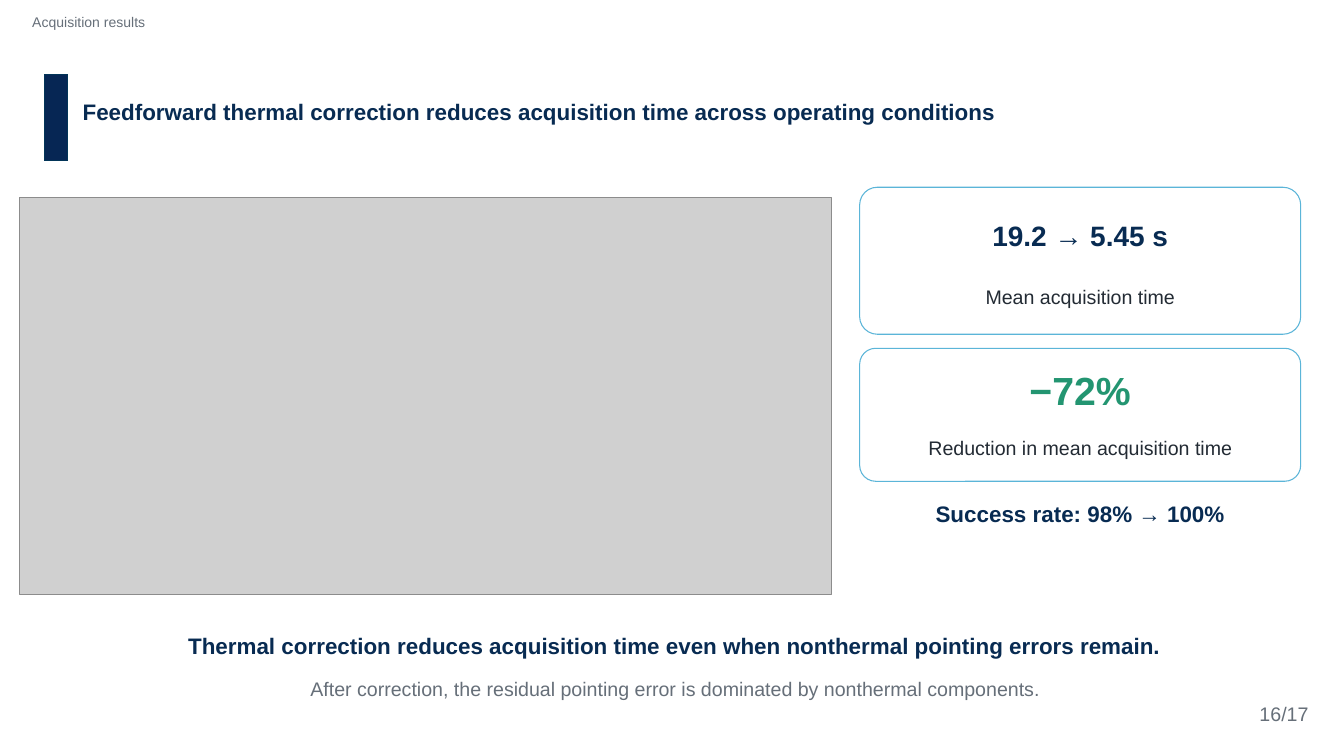
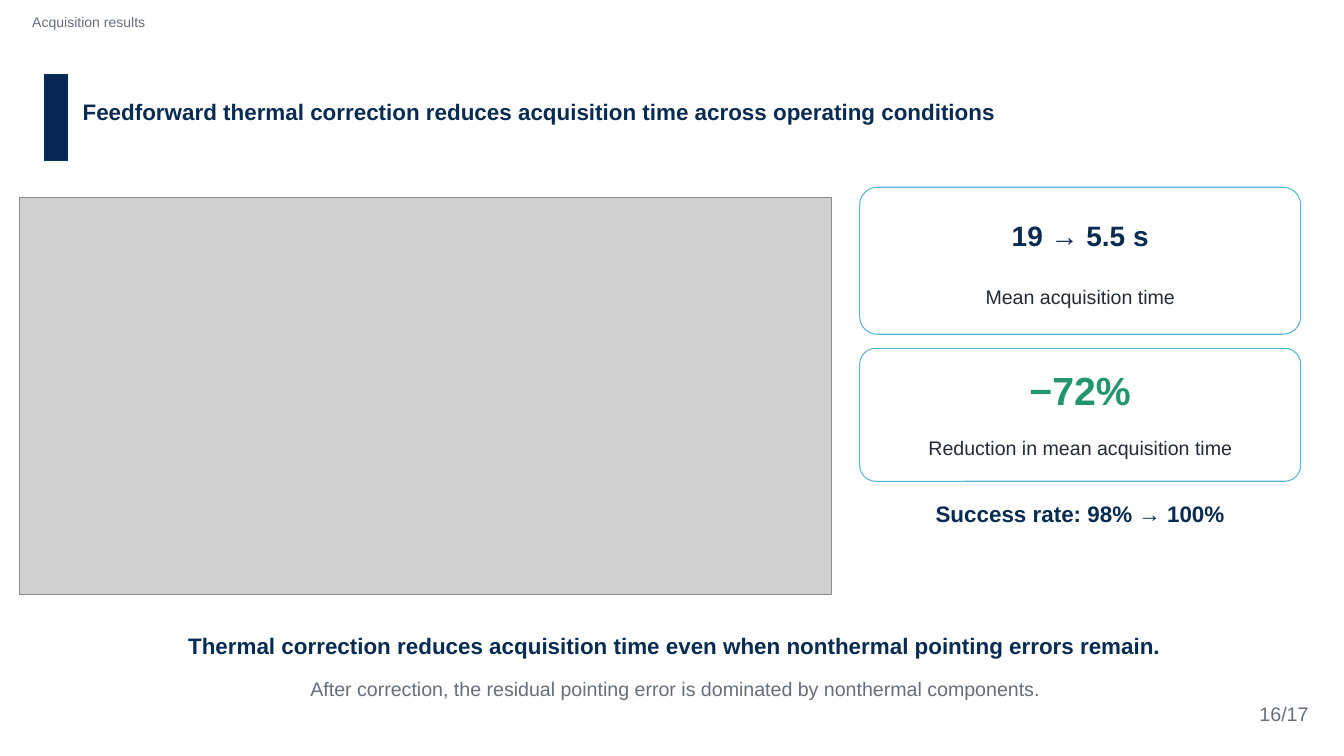
Before and after one commit to Hideki-1029/thermal-deformation-optcomm, a slide deck: slide 21 of papers/ICSO/slides/en_ICSO2026_slides_takamoto.pptx. Drawn at 1344x756 pixels with LibreOffice and Linux fonts; fonts in the diff are those of the drawing; grey boxes stand for pictures; background and template pictures are left out. Boxes give left, top, right and bottom in pixels: in the first picture for what was removed or moved away, otherwise in the second. Text is boxed around its words. In the diff, an @@ line names an element or a change of style, - is before the commit and + after.

```diff
--- a/papers/ICSO/slides/en_ICSO2026_slides_takamoto.pptx
+++ b/papers/ICSO/slides/en_ICSO2026_slides_takamoto.pptx
@@ text at (1012, 226, 1149, 247): text changed @@
-19.2 → 5.45 s
+19 → 5.5 s
```
Also in this commit, not shown: 3 other slides changed, 24 slides removed, 2 other files.
